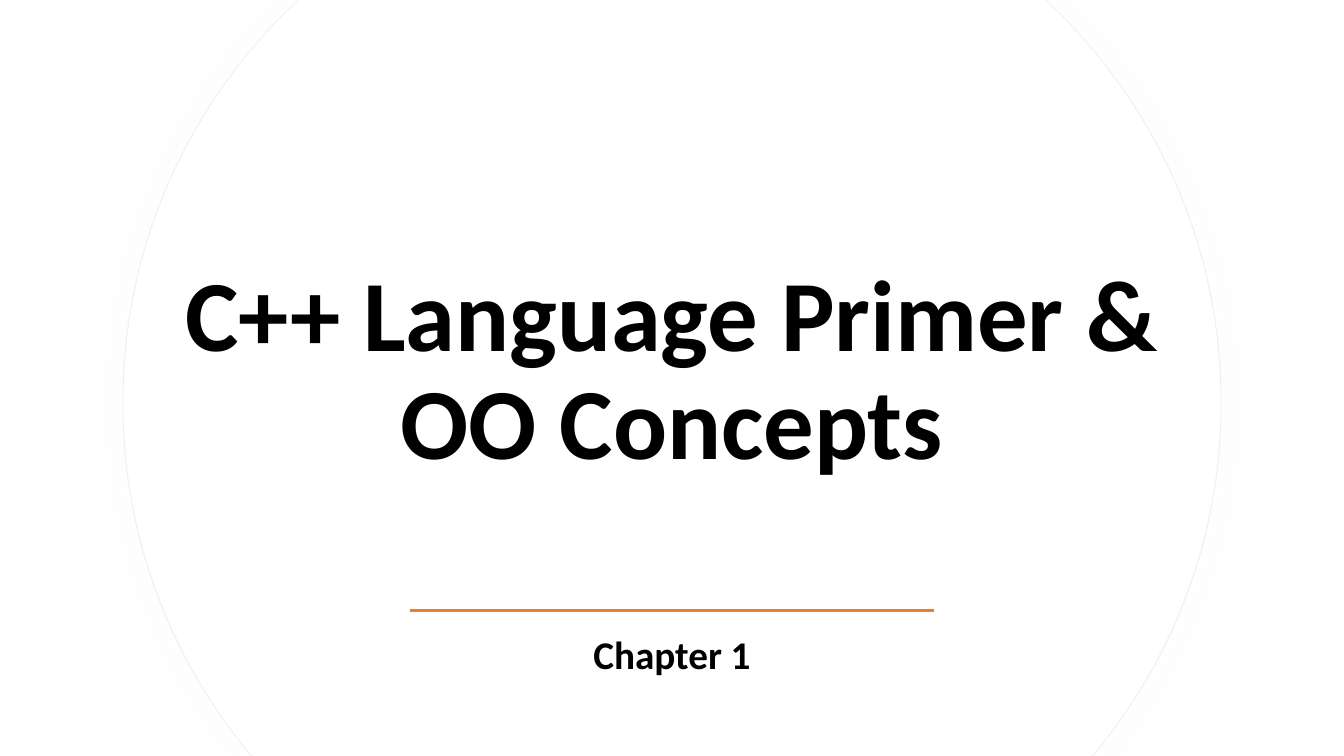
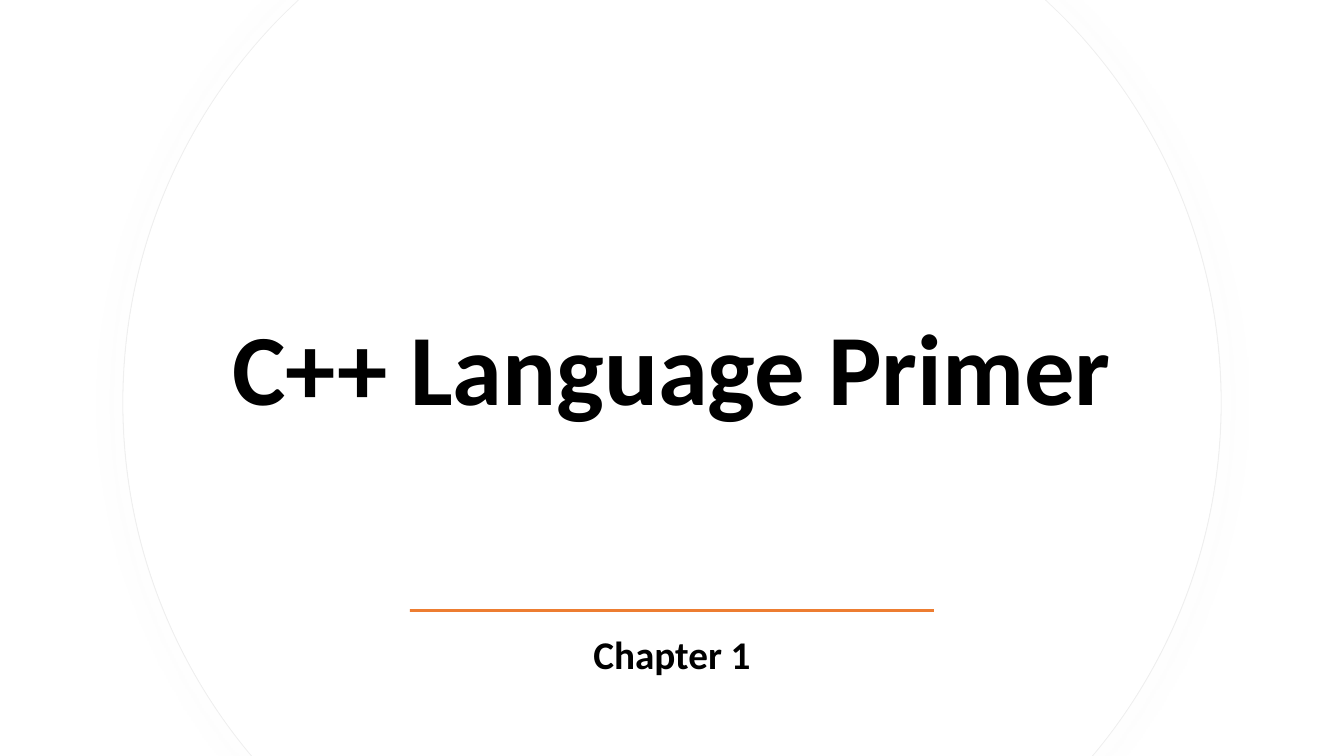
Before and after one commit to andrew-scoppa/cpp-oop, a slide deck: slide 1 of instructor-slides/mod01 C++ Primer & Object Oriented Concepts/Chapter 1.pptx. Drawn at 1344x756 pixels with LibreOffice and Linux fonts; fonts in the diff are those of the drawing. Boxes give left, top, right and bottom in pixels: in the first picture for what was removed or moved away, otherwise in the second. Text is boxed around its words. In the diff, an @@ line names an element or a change of style, - is before the commit and + after.

```diff
--- a/instructor-slides/mod01 C++ Primer & Object Oriented Concepts/Chapter 1.pptx
+++ b/instructor-slides/mod01 C++ Primer & Object Oriented Concepts/Chapter 1.pptx
@@ title at (233,334,1111,422): text changed @@
-C++ Language Primer & OO Concepts
+C++ Language Primer
```
Also in this commit, not shown: 4 other slides changed, 1 other file.
